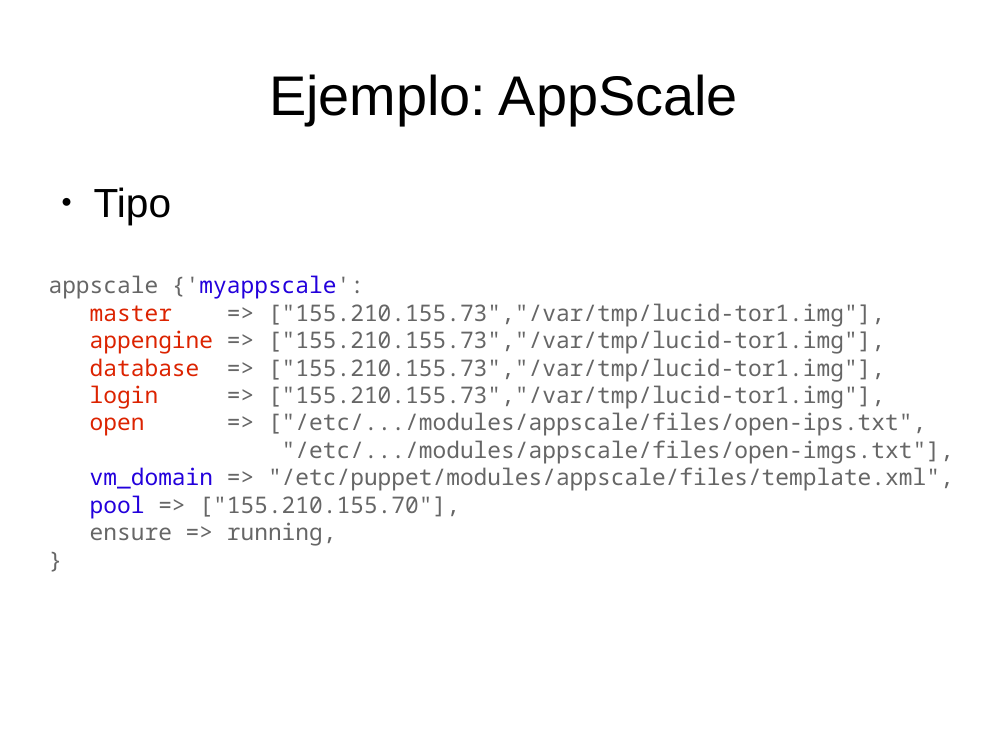
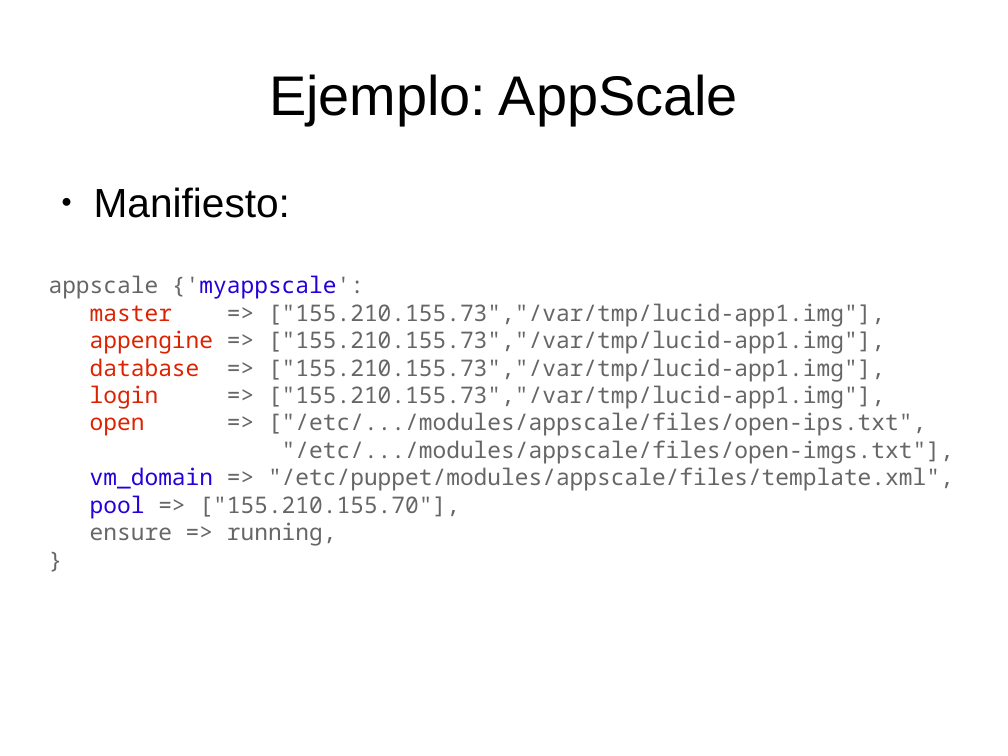
Before and after one commit to dcere/pfc, a slide deck: slide 15 of adm/presentacion/presentacion.odp. Drawn at 1008x756 pixels with LibreOffice and Linux fonts; fonts in the diff are those of the drawing. Boxes give left, top, right and bottom in pixels: in the first picture for what was removed or moved away, otherwise in the second. Text is boxed around its words. In the diff, an @@ line names an element or a change of style, - is before the commit and + after.

Commit message:
[adm] Presentation: Fixed manifests and AppScale images.

```diff
--- a/adm/presentacion/presentacion.odp
+++ b/adm/presentacion/presentacion.odp
@@ text at [94, 187, 290, 218]: text changed @@
-● Tipo
+● Manifiesto:
@@ text at [90, 303, 885, 409]: text changed @@
-master => ["155.210.155.73","/var/tmp/lucid-tor1.img"],
-appengine => ["155.210.155.73","/var/tmp/lucid-tor1.img"],
-database => ["155.210.155.73","/var/tmp/lucid-tor1.img"],
-login => ["155.210.155.73","/var/tmp/lucid-tor1.img"],
+master => ["155.210.155.73","/var/tmp/lucid-app1.img"],
+appengine => ["155.210.155.73","/var/tmp/lucid-app1.img"],
+database => ["155.210.155.73","/var/tmp/lucid-app1.img"],
+login => ["155.210.155.73","/var/tmp/lucid-app1.img"],
```
Also in this commit, not shown: 3 other slides changed, 1 slide added, 2 slides removed, 1 other file.
